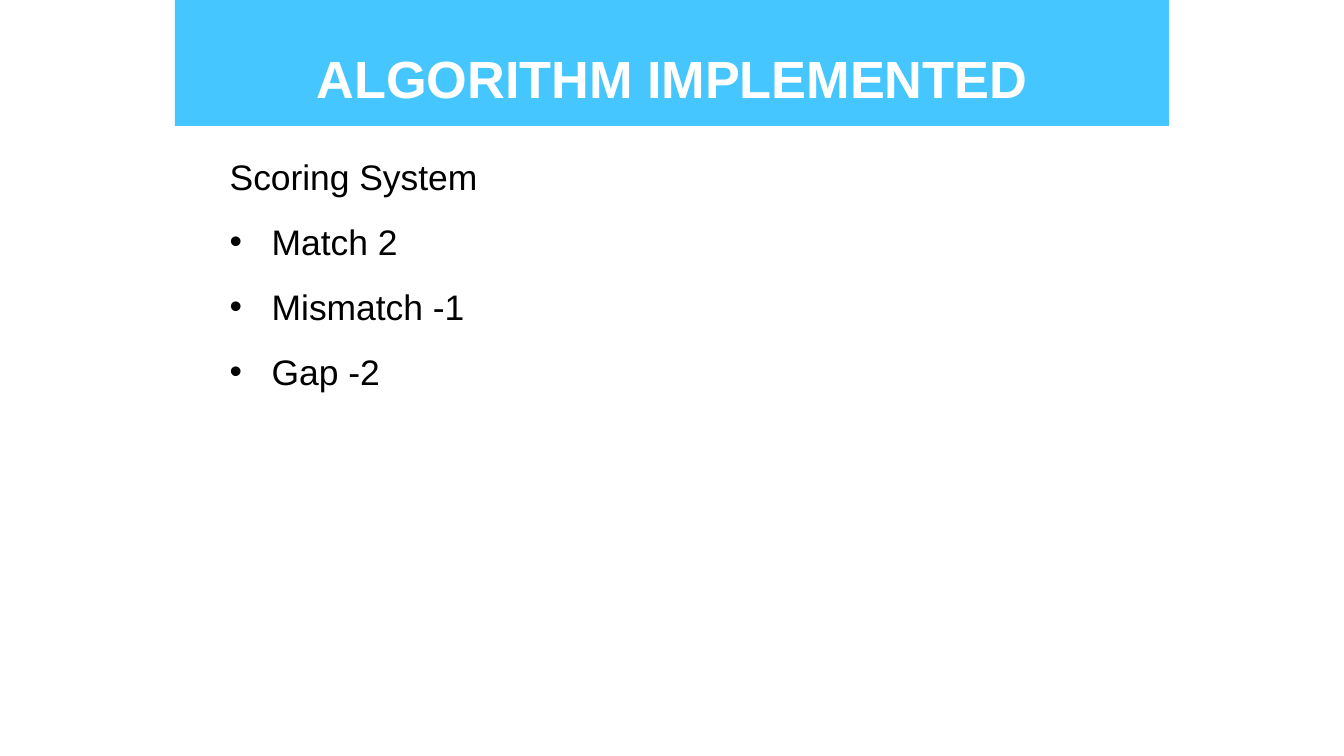
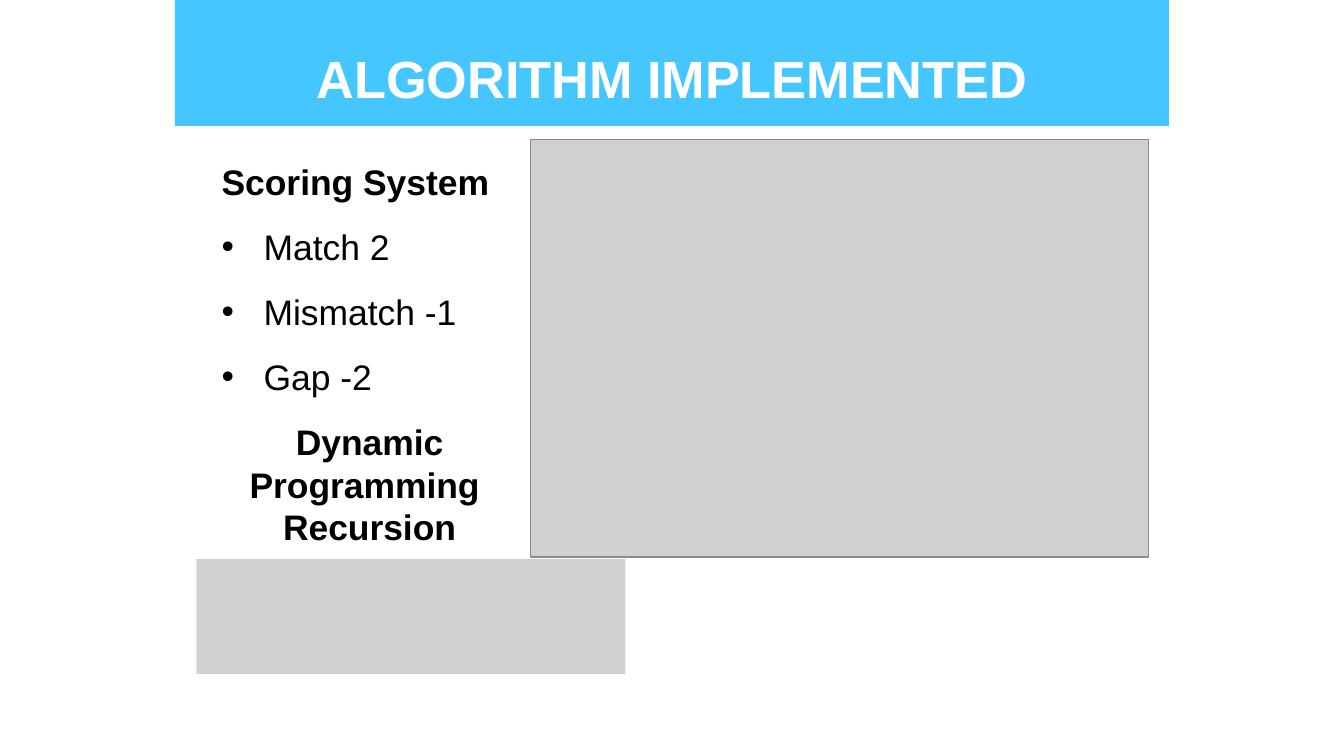
Before and after one commit to blakeklasing/NW-Parallel, a slide deck: slide 4 of NW-Parallel Presentation.pptx. Drawn at 1344x756 pixels with LibreOffice and Linux fonts; fonts in the diff are those of the drawing; grey boxes stand for pictures; background and template pictures are left out. Boxes give left, top, right and bottom in pixels: in the first picture for what was removed or moved away, otherwise in the second. Text is boxed around its words. In the diff, an @@ line names an element or a change of style, - is before the commit and + after.

```diff
--- a/NW-Parallel Presentation.pptx
+++ b/NW-Parallel Presentation.pptx
@@ rectangle added at <box>531,142,1152,558</box>, fill #FFFFFF @@
@@ picture added at <box>531,140,1149,558</box> @@
@@ text "Scoring System": place and size @@
-text "Scoring System" at <box>230,164,477,392</box>
+text "Scoring System" at <box>222,169,489,397</box>
@@ text at <box>222,169,489,202</box>: bold on in "Scoring System" @@
@@ text added at <box>250,429,480,541</box>, 19 pt, text #000000, bold @@
+Dynamic Programming
+Recursion
@@ picture added at <box>196,559,625,673</box> @@
```
Also in this commit, not shown: 3 other slides changed.
